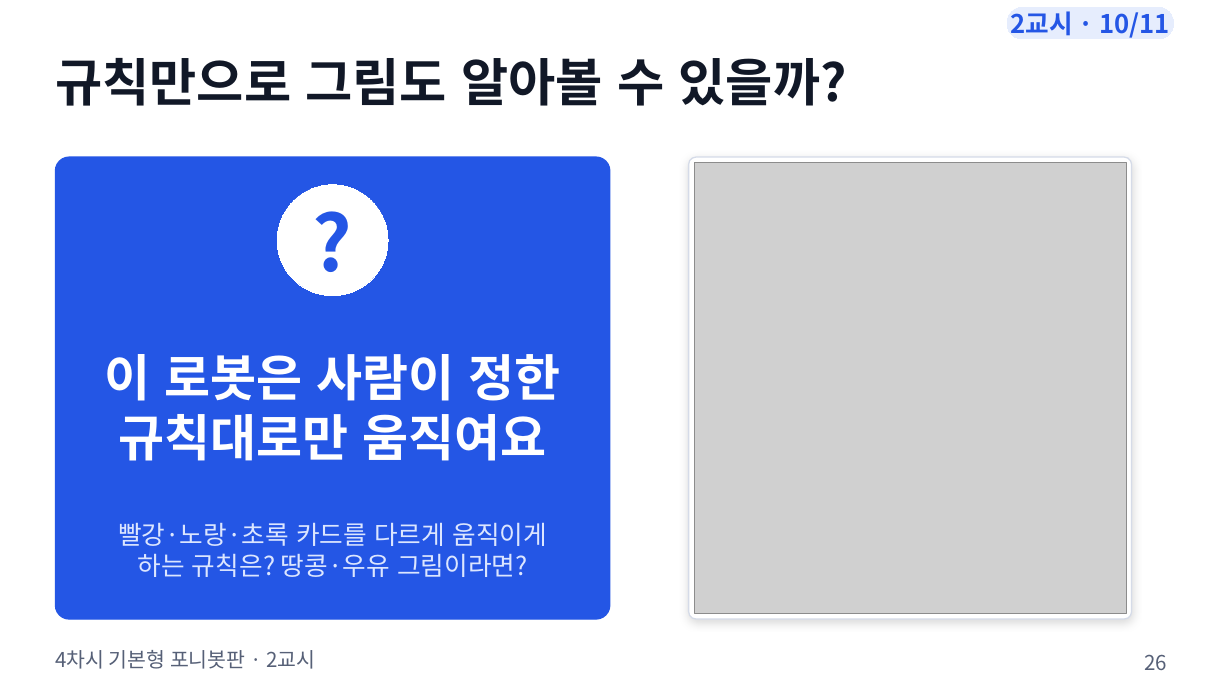
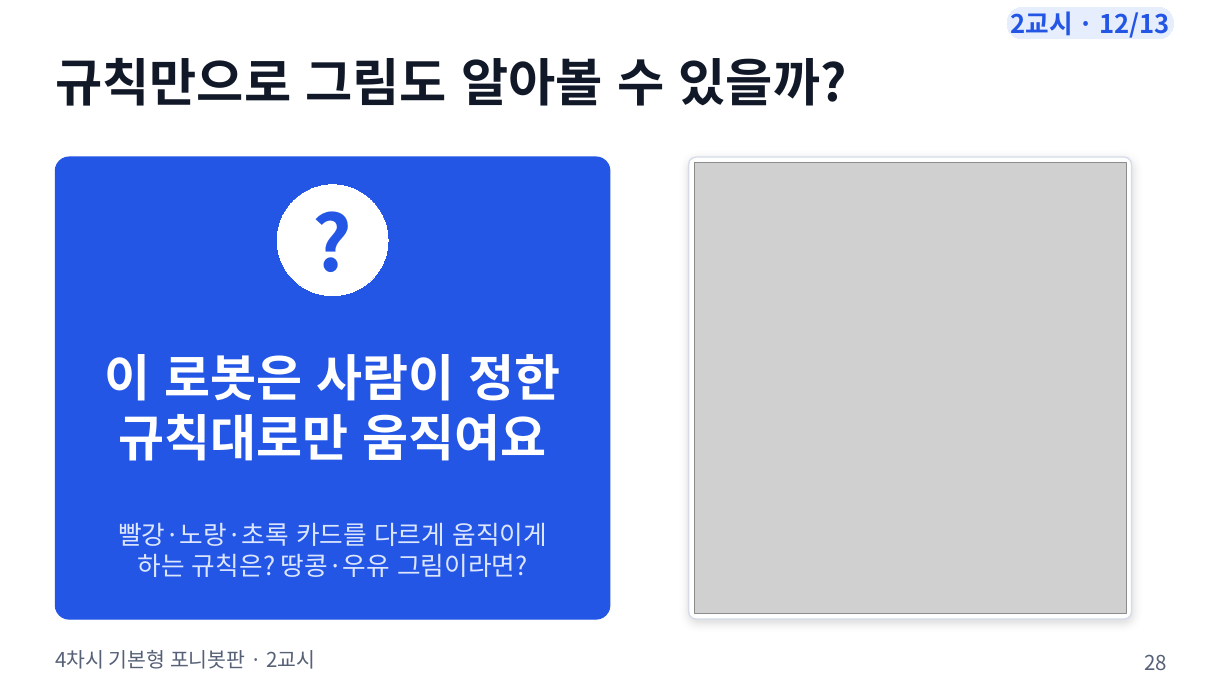
Before and after one commit to boundaryx01-uniquelife/microbit, a slide deck: slide 28 of bridge/ponybot/materials/포니봇_4차시_기본형/ponybot_4차시_수업슬라이드.pptx (slide 26 before the commit). Drawn at 1232x693 pixels with LibreOffice and Linux fonts; fonts in the diff are those of the drawing; grey boxes stand for pictures. Boxes give left, top, right and bottom in pixels: in the first picture for what was removed or moved away, otherwise in the second. Text is boxed around its words. In the diff, an @@ line names an element or a change of style, - is before the commit and + after.

```diff
--- a/bridge/ponybot/materials/포니봇_4차시_기본형/ponybot_4차시_수업슬라이드.pptx
+++ b/bridge/ponybot/materials/포니봇_4차시_기본형/ponybot_4차시_수업슬라이드.pptx
@@ text in rounded rectangle at (1010, 11, 1171, 38): text changed @@
-2교시 · 10/11
+2교시 · 12/13
@@ page number at (1144, 654, 1167, 670): text changed @@
-26
+28
```
Also in this commit, not shown: 32 other slides changed, 10 slides added, 3 slides removed, 9 other files.
